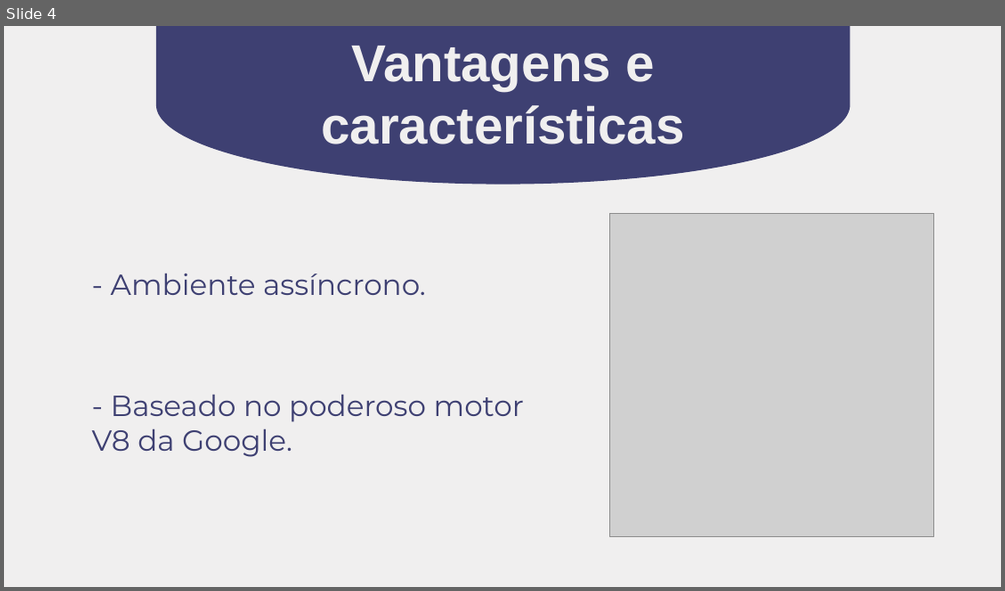
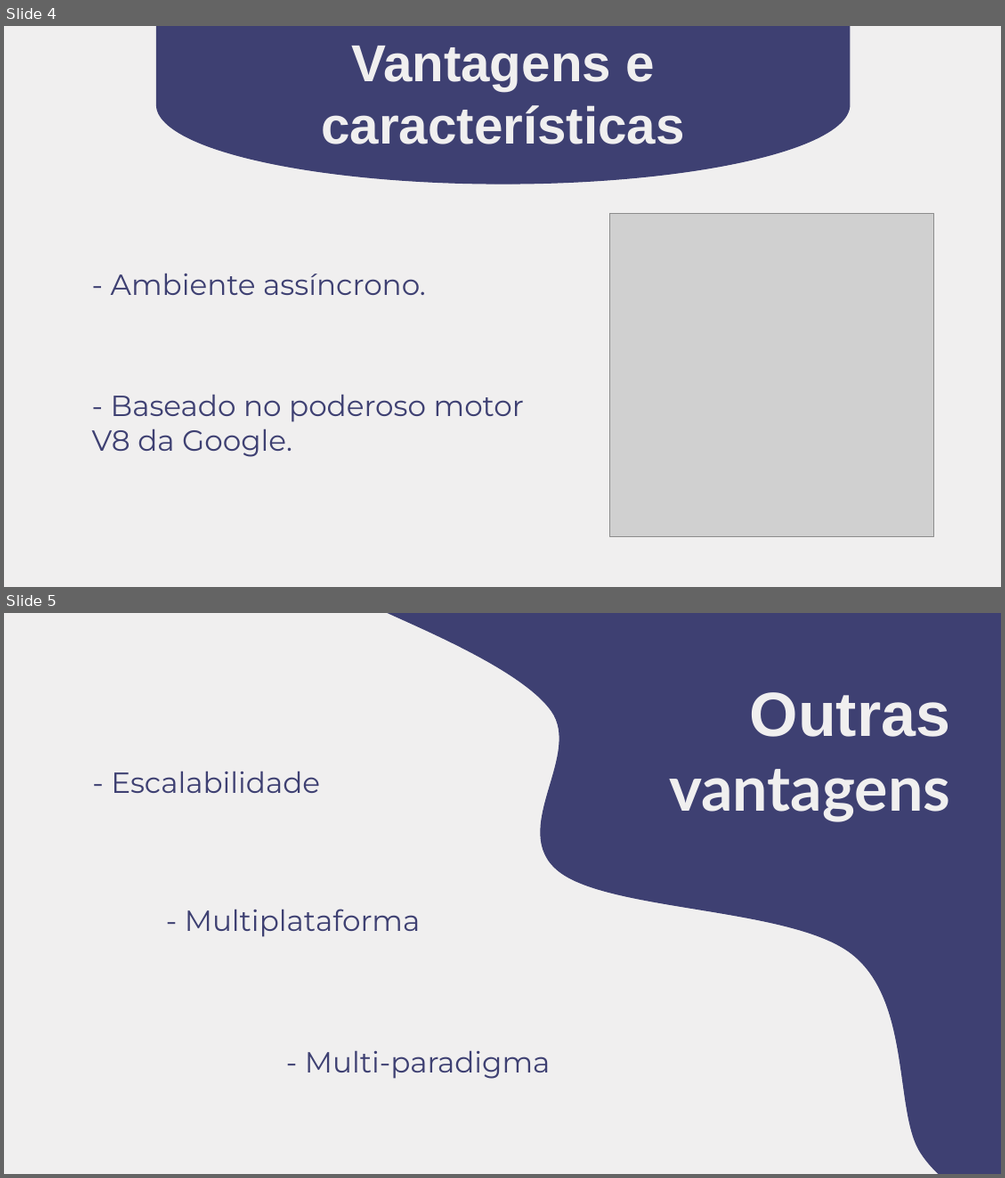
Before and after one commit to johnnysuh/atividades, a slide deck: NODE.pptx. Shown one above the other, each under a label of ours: slide 4 before the commit, slides 4 and 5 after it. The pictures are 1005x591 and 1005x1178 pixels, drawn with LibreOffice and Linux fonts; fonts in the diff are those of the drawing; grey boxes stand for pictures. Boxes give left, top, right and bottom in pixels: in the first picture for what was removed or moved away, otherwise in the second. Text is boxed around its words. In the diff, an @@ line names an element or a change of style, - is before the commit and + after.

```diff
--- a/NODE.pptx
+++ b/NODE.pptx
@@ slide 5 added at (4, 613, 1001, 1174), background #F0EFEF @@
@@ freeform shape added at (292, 613, 1001, 1174), fill #3E4072, outline #3E4072 1 pt @@
@@ text added at (669, 692, 951, 822), 60 pt, text #F0EFEF, bold @@
+Outras vantagens
@@ text added at (111, 771, 320, 793), 28 pt, text #3E4072 @@
+- Escalabilidade
@@ text added at (185, 908, 420, 937), 28 pt, text #3E4072 @@
+- Multiplataforma
@@ text added at (305, 1050, 550, 1078), 28 pt, text #3E4072 @@
+- Multi-paradigma
```
Also in this commit, not shown: 2 other slides added, 1 slide removed.
